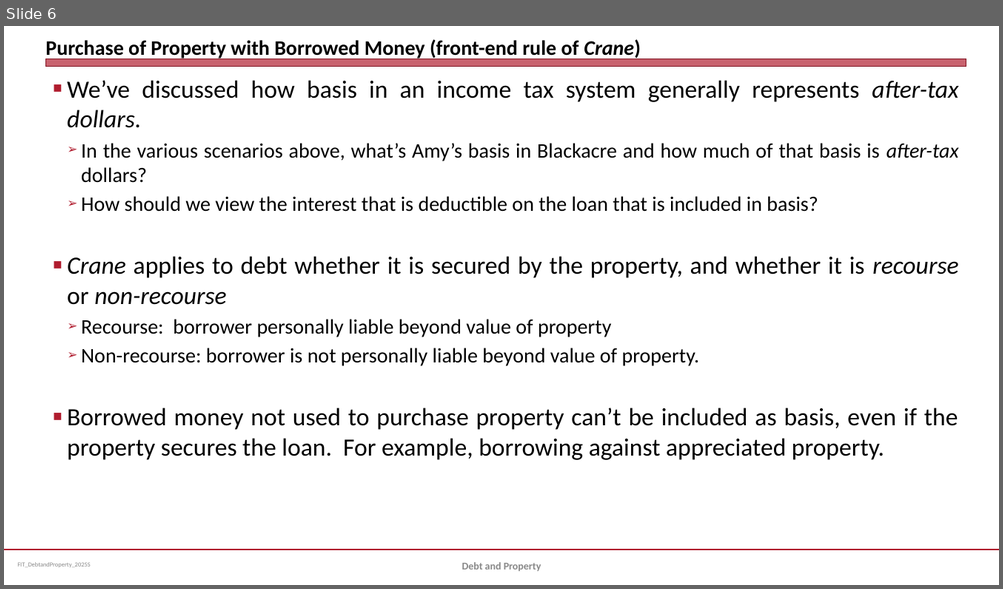
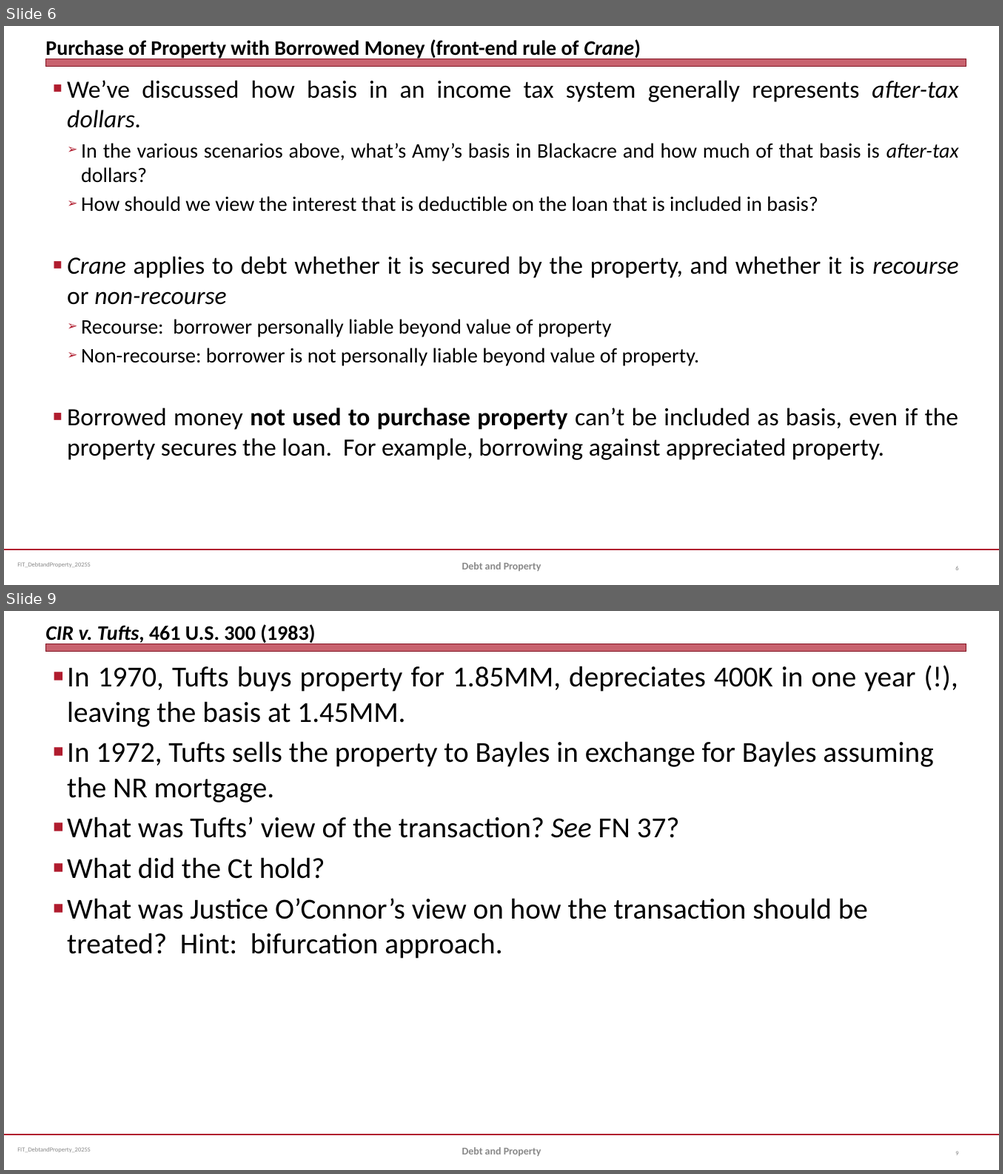
Before and after one commit to jmc877/Fed-Income-Tax, a slide deck: slides/FIT_DebtandProperty_2025S.pptx. Shown one above the other, each under a label of ours: slide 6 before the commit, slides 6 and 9 after it; the slides between them are not shown. The pictures are 1003x589 and 1003x1174 pixels, drawn with LibreOffice and Linux fonts; fonts in the diff are those of the drawing. Boxes give left, top, right and bottom in pixels: in the first picture for what was removed or moved away, otherwise in the second. Text is boxed around its words. In the diff, an @@ line names an element or a change of style, - is before the commit and + after.

```diff
--- a/slides/FIT_DebtandProperty_2025S.pptx
+++ b/slides/FIT_DebtandProperty_2025S.pptx
@@ slide 9 added at [4, 611, 999, 1170], background #FFFFFF; not listed: 3 template elements that a slide beside it also shows @@
@@ title added at [45, 624, 315, 645], 20 pt, text #000000, bold @@
+CIR v. Tufts, 461 U.S. 300 (1983)
@@ text added at [67, 666, 933, 959], 28 pt, text #000000 @@
+■ In 1970, Tufts buys property for 1.85MM, depreciates 400K in one year (!), leaving the basis at 1.45MM.
+■ In 1972, Tufts sells the property to Bayles in exchange for Bayles assuming the NR mortgage.
+■ What was Tufts’ view of the transaction? See FN 37?
+■ What did the Ct hold?
+■ What was Justice O’Connor’s view on how the transaction should be treated? Hint: bifurcation approach.
@@ text added at [462, 1147, 541, 1156], 10 pt, text #898989, bold @@
+Debt and Property
@@ page number added at [955, 1151, 958, 1156], 6 pt, text #808080 @@
+9
@@ slide 6 changed as well @@
@@ text at [67, 408, 959, 460]: bold on in "not used to purchase property" @@
@@ page number added at [955, 566, 958, 571], 6 pt, text #808080 @@
+6
```
Also in this commit, not shown: 5 other slides changed, 7 other slides added.
